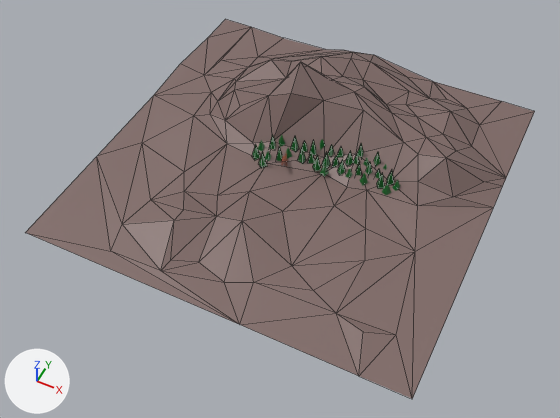
The Blender file Dinosaur/Dinsosaur.blend: old version first, new version second.
The view is the same before and after, from a 50 mm lens placed at (48.3, -105.3, 116.3), pointed at (1.0, -10.7, -1.9). Every picture has the same lights, and +X, +Y and +Z are marked at lower left. Mesh edges are drawn as thin lines on the coarser meshes.

The first picture shows 'landscape'.
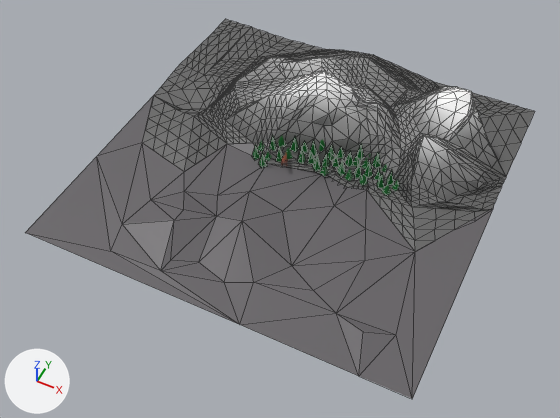
Commit message: Added Gradient to mountains / Sculpted Mountains

Changed parts and their boxes [x1, y1, x2, y2] in the pictures (560 x 418 px):
```json
{"object": "landscape", "change": "surface changed, reshaped", "before": [25, 19, 535, 399], "after": [25, 96, 493, 399], "on screen": "8% narrower, 20% shorter"}
{"object": "Mountains", "change": "added", "after": [142, 19, 535, 252]}
{"part": 1, "of": "me_grid", "change": "deleted", "before": [142, 19, 535, 252]}
{"part": 2, "of": "me_grid", "change": "recoloured", "before": [25, 96, 493, 399], "after": [25, 96, 493, 399]}
```

The change, as JSON lines over the scene's bpy script:
```json
{"op": "add", "block": "mat_mountain", "code": "n1 = _N.new('ShaderNodeOutputMaterial'); n1.name = 'Material Output'"}
{"op": "add", "block": "mat_mountain", "code": "n2 = _N.new('ShaderNodeSeparateXYZ'); n2.name = 'Separate XYZ'"}
{"op": "add", "block": "mat_mountain", "code": "n3 = _N.new('ShaderNodeTexCoord'); n3.name = 'Texture Coordinate'"}
{"op": "add", "block": "mat_mountain", "code": "n3.object = ob_mountains"}
{"op": "add", "block": "mat_mountain", "code": "n4 = _N.new('ShaderNodeValToRGB'); n4.name = 'ColorRamp'"}
{"op": "add", "block": "mat_mountain", "code": "while len(n4.color_ramp.elements) > 1: n4.color_ramp.elements.remove(n4.color_ramp.elements[-1])"}
{"op": "add", "block": "mat_mountain", "code": "n4.color_ramp.elements[0].position = 0.209; n4.color_ramp.elements[0].color = (0.138, 0.138, 0.136, 1.0)"}
{"op": "add", "block": "mat_mountain", "code": "_e = n4.color_ramp.elements.new(0.525); _e.color = (0.315, 0.315, 0.315, 1.0)"}
{"op": "add", "block": "mat_mountain", "code": "_e = n4.color_ramp.elements.new(0.804); _e.color = (1.0, 1.0, 1.0, 1.0)"}
{"block": "mat_mountain", "where": "n0 = _N.new('ShaderNodeBsdfPrincipled'); n0.name = 'Principled BSDF'"}
{"op": "remove", "block": "mat_mountain", "code": "n0.inputs[0].default_value = (0.216, 0.145, 0.136, 1.0)  # 'Base Color', brown #806a67"}
{"op": "remove", "block": "mat_mountain", "code": "n1 = _N.new('ShaderNodeOutputMaterial'); n1.name = 'Material Output'"}
{"op": "add", "block": "mat_mountain", "code": "_L.new(n4.outputs[0], n0.inputs[0])  # 'Color' to 'Base Color'"}
{"op": "add", "block": "mat_mountain", "code": "_L.new(n2.outputs[2], n4.inputs[0])  # 'Z' to 'Factor'"}
{"op": "add", "block": "mat_mountain", "code": "_L.new(n3.outputs[0], n2.inputs[0])  # 'Generated' to 'Vector'"}
{"op": "add", "block": "mat_ground", "code": ["mat_ground = principled_material('Ground')", "mat_ground.base_color = (0.131, 0.123, 0.132)  # dark grey #656266"]}
{"block": "me_grid", "where": "# used by ob_landscape; location = (0.0, 0.0, 0.0)"}
{"op": "remove", "block": "me_grid", "code": "me_grid.from_pydata(...)  # 111 vertices, 200 faces; spans x -40.5..40.0, y -40.0..40.6, z -0.9..15.9"}
{"op": "add", "block": "me_grid", "code": "me_grid.from_pydata(...)  # 40 vertices, 62 faces; spans x -40.0..40.0, y -40.0..7.2, z -0.9..2.9"}
{"block": "me_grid", "change": "me_grid part 1"}
{"block": "me_grid", "change": "71 vertices are removed from x -40.5..40.0, y 0.3..40.6, z -0.1..15.9"}
{"block": "me_grid", "change": "138 faces are deleted"}
{"block": "me_grid", "change": "me_grid part 2: 62 faces spanning x -40.0..40.0, y -40.0..7.2, z -0.9..2.9 switch from mat_mountain (brown #806a67) to mat_ground (dark grey #656266)"}
{"op": "add", "block": "me_grid_002", "code": ["me_grid_002 = bpy.data.meshes.new('Grid.002')", "me_grid_002.from_pydata(...)  # 1153 vertices, 2208 faces; spans x -40.5..40.0, y -12.8..40.6, z -1.6..16.4", "me_grid_002.materials.append(mat_mountain)"]}
{"op": "add", "block": "ob_mountains", "code": ["ob_mountains = bpy.data.objects.new('Mountains', me_grid_002)", "ob_mountains.location = (0.0, 0.0, 0.0)"]}
```
